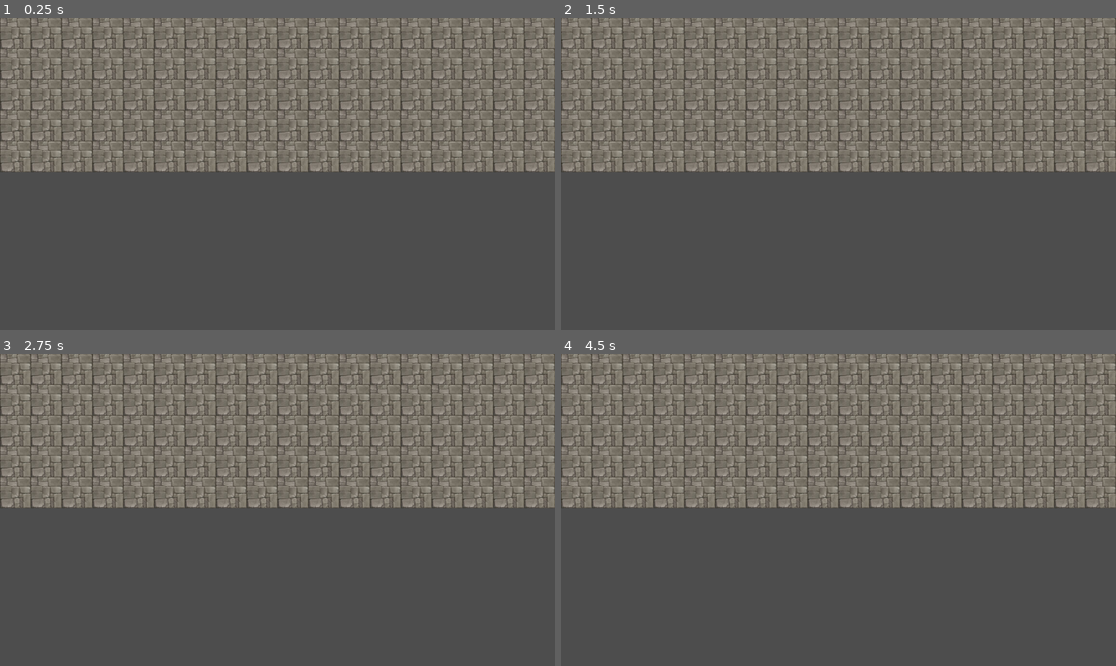
Above: before the commit, frames 1-4 (two rows, left to right).
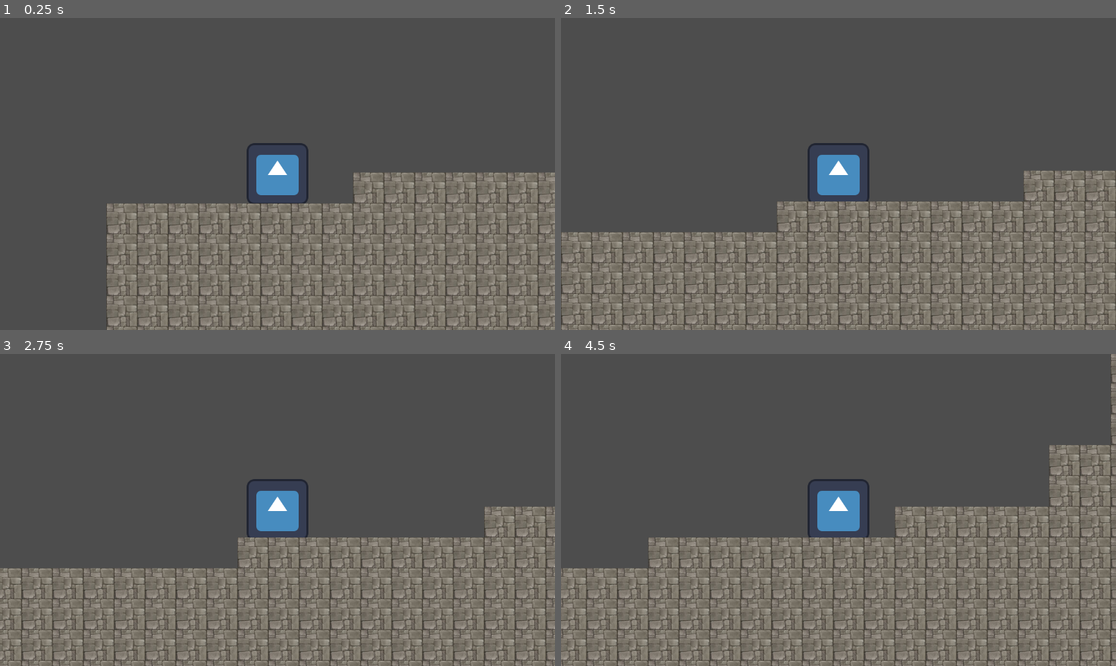
Above: after the commit, the same moments.

Repository: Sogrief/stairs
Game: Godot game, scene res://scenes/level/main.tscn
The game is run twice, just before and just after one commit, with the same random seed, the same clock (stepped at 60 frames per second) and the same inputs. Before the commit the project starts from res://scenes/stairs/stair.tscn. The engine's default icon, where the game draws it, is replaced by a stand-in: a white triangle on a blue panel in a dark square.
Inputs:
- Up to frame 1 (0.25 s): no input
- Up to frame 2 (1.5 s): tap Enter (ui_accept) at 0.5, 0.77 s; hold Right (ui_right) from 0.53 s (still down)
- Up to frame 3 (2.75 s): tap Enter (ui_accept) at 1.52 s; release Right (ui_right) at 2.03 s; hold Left (ui_left) from 2.03 s (still down)
- Up to frame 4 (4.5 s): release Left (ui_left) at 2.78 s; hold Right (ui_right) 2.78-4.28 s; tap Enter (ui_accept) at 3.02, 3.77 s; hold Left (ui_left) from 4.28 s (still down)

The runs differ from the first frame. In frame 1, 74% of the frame differs, in the area x 0-100%, y 0-100%; in frame 2, 76%; in frame 3, 75%; in frame 4, 79%.

Commit message:
premier assemblage de de la scène principale

Diff:
--- a/project.godot
+++ b/project.godot
@@ -11,6 +11,6 @@
 [application]
 
 config/name="stairs"
-run/main_scene="res://scenes/stairs/stair.tscn"
+run/main_scene="res://scenes/level/main.tscn"
 config/features=PackedStringArray("4.2", "Forward Plus")
 config/icon="res://icon.svg"
--- a/scenes/level/main.tscn
+++ b/scenes/level/main.tscn
@@ -1,3 +1,12 @@
-[gd_scene format=3 uid="uid://dlh4j7baqcd0a"]
+[gd_scene load_steps=3 format=3 uid="uid://dlh4j7baqcd0a"]
+
+[ext_resource type="PackedScene" uid="uid://f3l6vk2blvxj" path="res://scenes/stairs/stair.tscn" id="1_x3s6r"]
+[ext_resource type="PackedScene" uid="uid://burikkdqjftcb" path="res://scenes/player/player.tscn" id="2_tvdgu"]
 
 [node name="main" type="Node2D"]
+
+[node name="player" parent="." instance=ExtResource("2_tvdgu")]
+position = Vector2(436, 203)
+
+[node name="Stairs" parent="." instance=ExtResource("1_x3s6r")]
+position = Vector2(81, 297)
--- a/scenes/player/player.tscn
+++ b/scenes/player/player.tscn
@@ -15,4 +15,4 @@
 [node name="collision_shape_2d" type="CollisionShape2D" parent="."]
 shape = SubResource("CircleShape2D_ctxvo")
 
-[node name="Camera2D" type="Camera2D" parent="."]
+[node name="camera_2d" type="Camera2D" parent="."]
